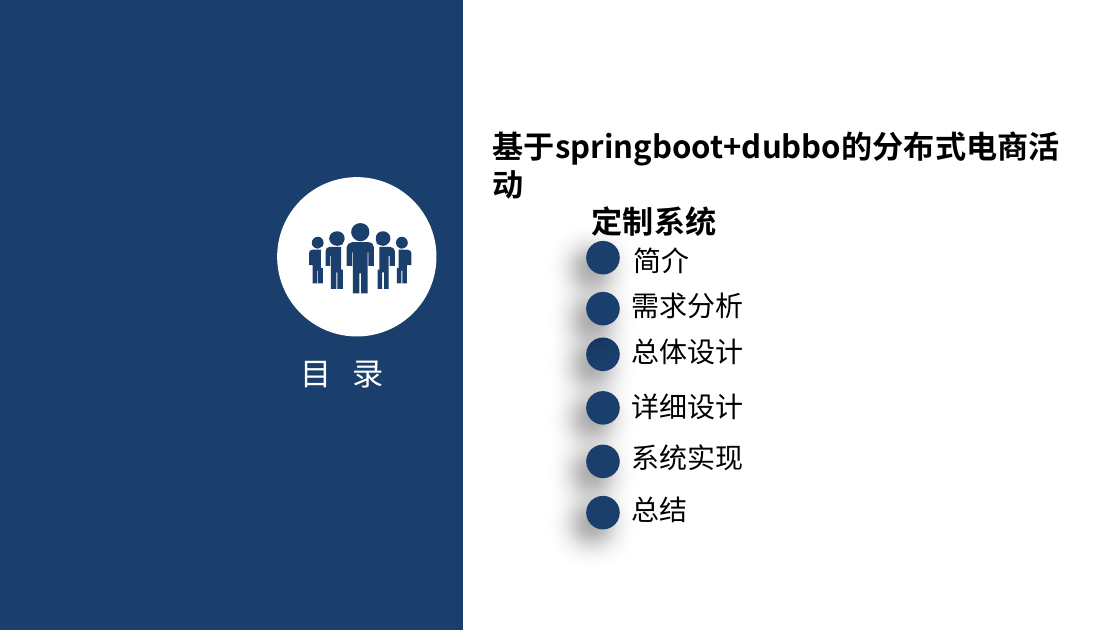
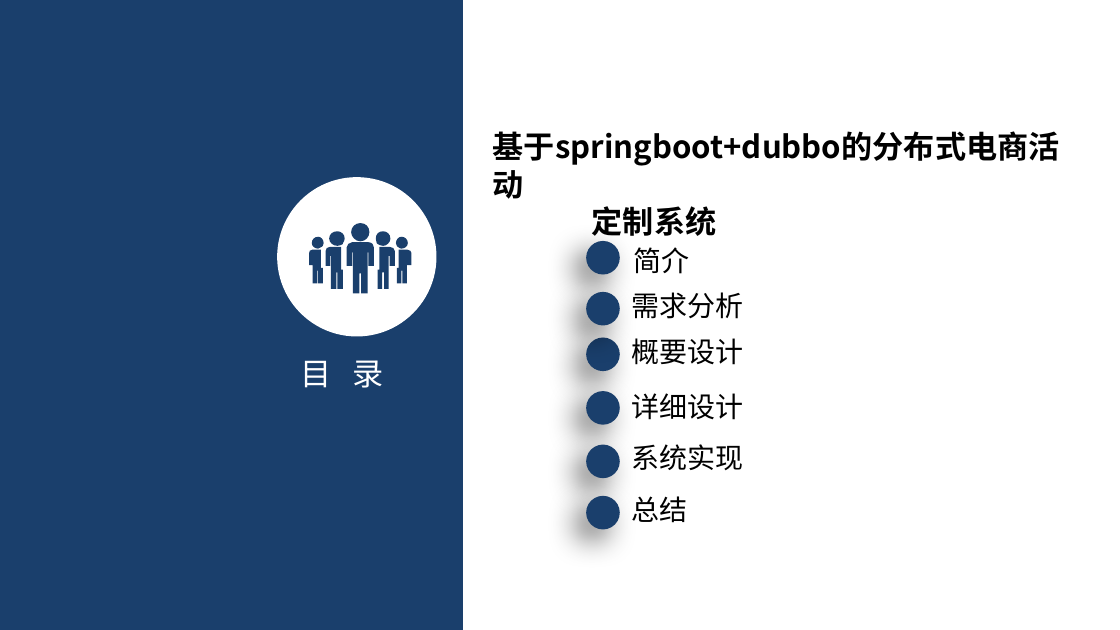
Before and after one commit to lixin2015y/graduation, a slide deck: slide 2 of 毕业答辩.pptx. Drawn at 1120x630 pixels with LibreOffice and Linux fonts; fonts in the diff are those of the drawing; background and template pictures are left out. Boxes give left, top, right and bottom in pixels: in the first picture for what was removed or moved away, otherwise in the second. Text is boxed around its words. In the diff, an @@ line names an element or a change of style, - is before the commit and + after.

```diff
--- a/毕业答辩.pptx
+++ b/毕业答辩.pptx
@@ text at [632, 338, 744, 365]: text changed @@
-总体设计
+概要设计
```
Also in this commit, not shown: 4 other slides changed, 7 slides added, 26 slides removed, 2 other files.
